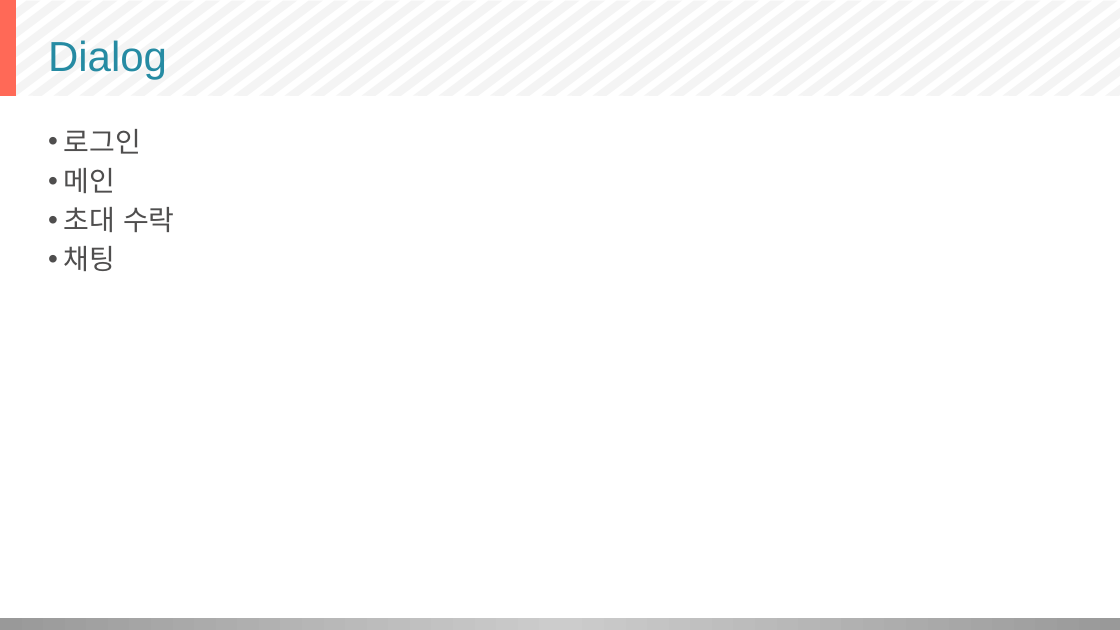
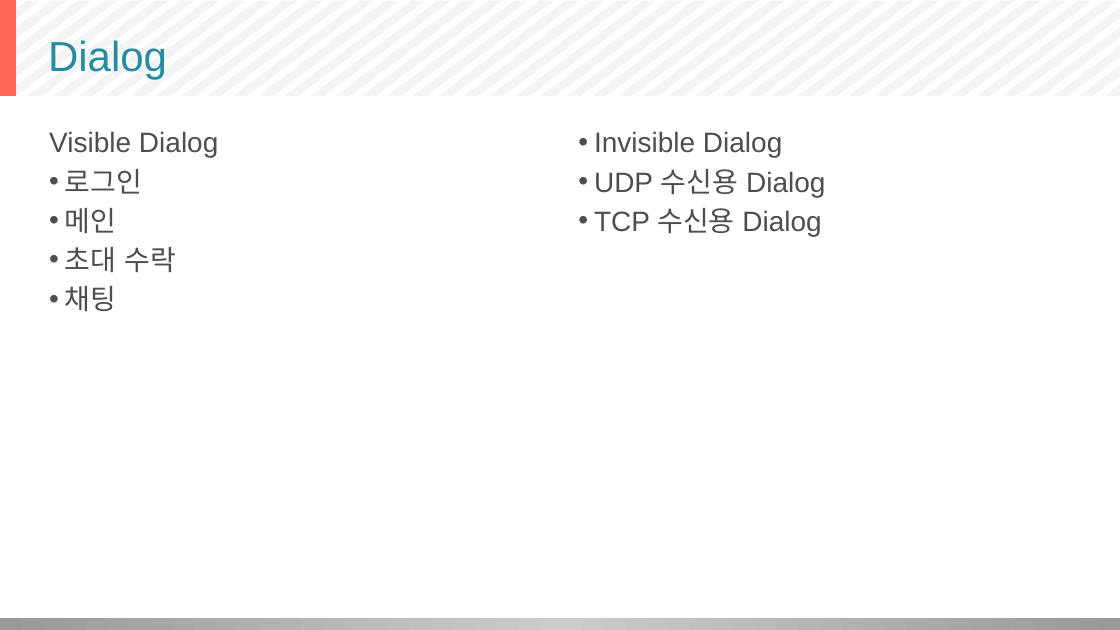
Before and after one commit to soyeong00/RandomChatting, a slide deck: slide 3 of Random Chat.pptx. Drawn at 1120x630 pixels with LibreOffice and Linux fonts; fonts in the diff are those of the drawing. Boxes give left, top, right and bottom in pixels: in the first picture for what was removed or moved away, otherwise in the second. Text is boxed around its words. In the diff, an @@ line names an element or a change of style, - is before the commit and + after.

```diff
--- a/Random Chat.pptx
+++ b/Random Chat.pptx
@@ text at [49, 131, 218, 158]: paragraph added @@
+Visible Dialog
@@ text added at [594, 131, 825, 236], 24 pt, text #4F4E4E @@
+• Invisible Dialog
+• UDP 수신용 Dialog
+• TCP 수신용 Dialog
```
Also in this commit, not shown: 10 other files.
